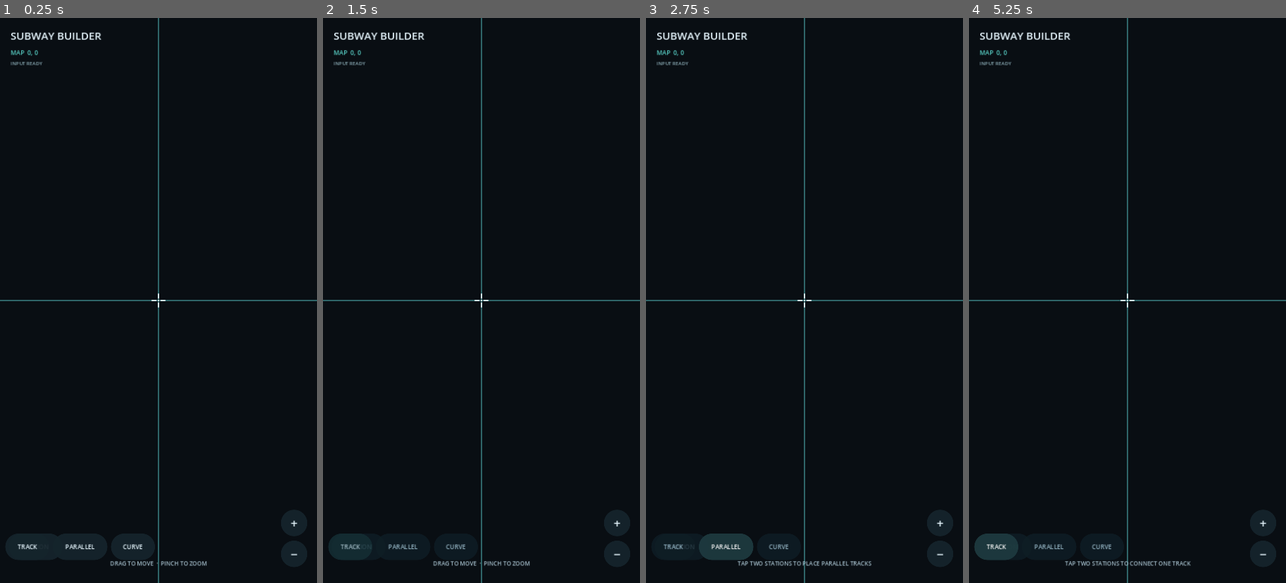
Above: before the commit, frames 1-4 (left to right).
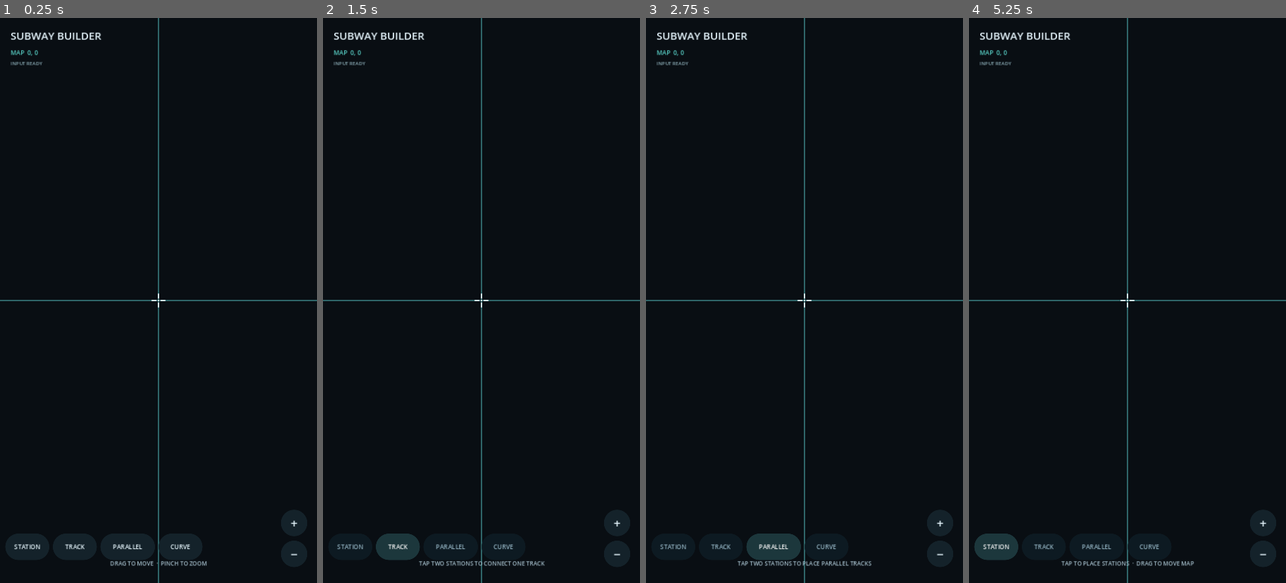
Above: after the commit, the same moments.

Repository: cccatm1950-glitch/Subway-builder-pe
Game: Godot game, scene res://scenes/main.tscn
Two runs of this game, one before a commit and one after it. Both use one fixed random seed, a clock stepped at 60 frames per second and the inputs below.
Inputs:
- Up to frame 1 (0.25 s): no input
- Up to frame 2 (1.5 s): click "STATION" at 0.5 s; click "TRACK" at 1.25 s
- Up to frame 3 (2.75 s): click "PARALLEL" at 2 s
- Up to frame 4 (5.25 s): click "CURVE" at 2.75 s; click "+" at 3.5 s; click "−" at 4.25 s; click "STATION" at 5 s

The runs differ from the first frame. In frame 1, 0.2% of the frame differs, in the area x 4-60%, y 93-95%; in frame 2, 0.9%; in frame 3, 1.4%, in the area x 4-60%, y 91-96%; in frame 4, 0.4%.

Commit message:
Space parallel construction control in bottom toolbar

Diff:
--- a/scripts/hud.gd
+++ b/scripts/hud.gd
@@ -62,9 +62,9 @@
 	station_button.anchor_right = 0.0
 	station_button.anchor_top = 1.0
 	station_button.anchor_bottom = 1.0
-	station_button.offset_left = 20
+	station_button.offset_left = 12
 	station_button.offset_top = -112
-	station_button.offset_right = 142
+	station_button.offset_right = 112
 	station_button.offset_bottom = -52
 	station_button.pressed.connect(func(): station_mode_requested.emit())
 	add_child(station_button)
@@ -74,9 +74,9 @@
 	track_button.anchor_right = 0.0
 	track_button.anchor_top = 1.0
 	track_button.anchor_bottom = 1.0
-	track_button.offset_left = 12
+	track_button.offset_left = 120
 	track_button.offset_top = -112
-	track_button.offset_right = 112
+	track_button.offset_right = 220
 	track_button.offset_bottom = -52
 	track_button.pressed.connect(func(): track_mode_requested.emit())
 	add_child(track_button)
@@ -86,9 +86,9 @@
 	parallel_button.anchor_right = 0.0
 	parallel_button.anchor_top = 1.0
 	parallel_button.anchor_bottom = 1.0
-	parallel_button.offset_left = 120
+	parallel_button.offset_left = 228
 	parallel_button.offset_top = -112
-	parallel_button.offset_right = 244
+	parallel_button.offset_right = 352
 	parallel_button.offset_bottom = -52
 	parallel_button.pressed.connect(func(): parallel_mode_requested.emit())
 	add_child(parallel_button)
@@ -98,9 +98,9 @@
 	curve_button.anchor_right = 0.0
 	curve_button.anchor_top = 1.0
 	curve_button.anchor_bottom = 1.0
-	curve_button.offset_left = 252
+	curve_button.offset_left = 360
 	curve_button.offset_top = -112
-	curve_button.offset_right = 352
+	curve_button.offset_right = 460
 	curve_button.offset_bottom = -52
 	curve_button.pressed.connect(func(): curve_mode_requested.emit())
 	add_child(curve_button)
